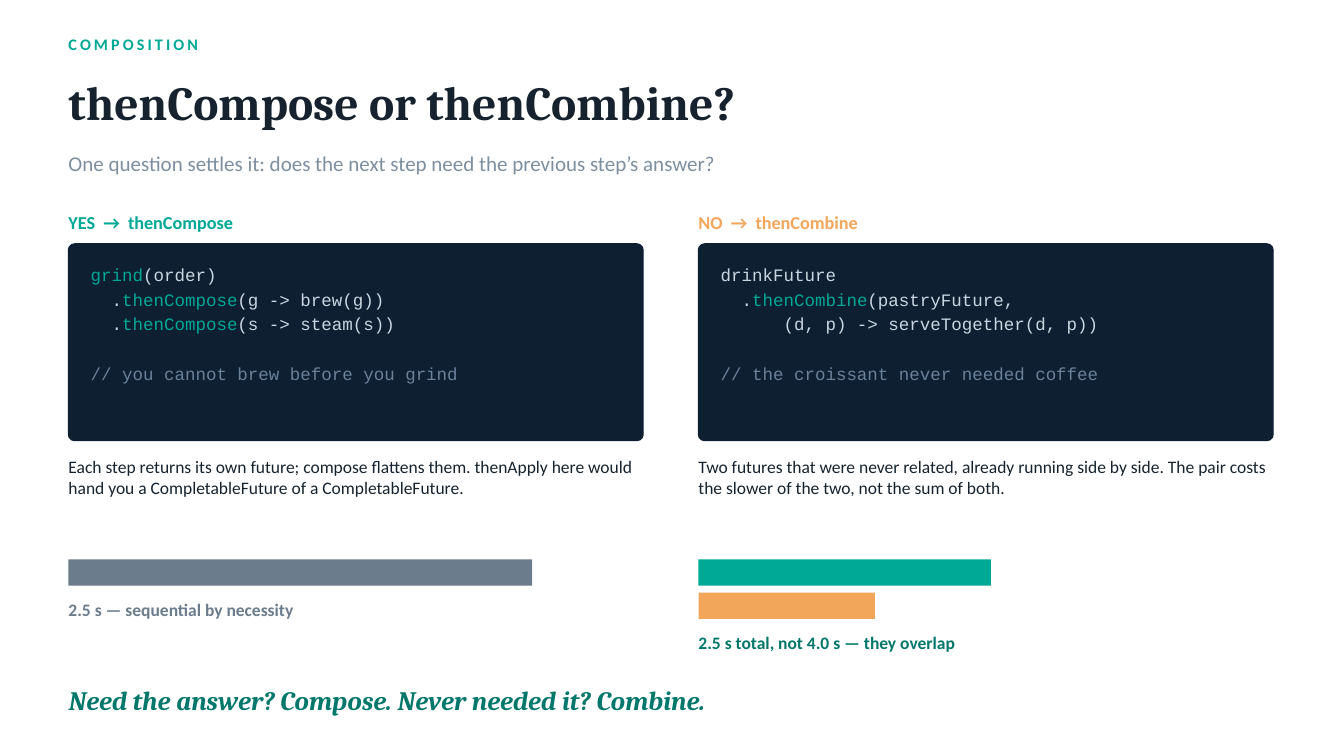
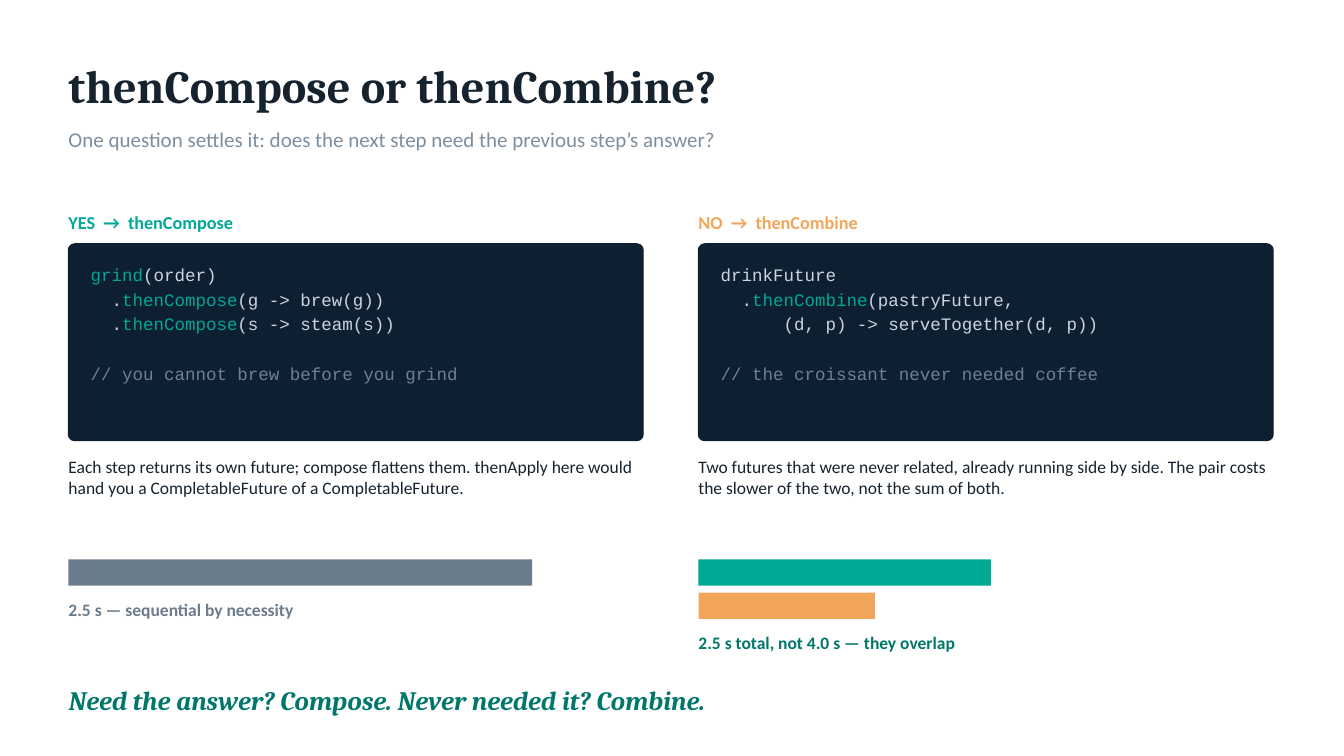
Before and after one commit to techadnank9/completablefuture-demo, a slide deck: slide 8 of CompletableFuture-Presentation.pptx (slide 7 before the commit). Drawn at 1344x756 pixels with LibreOffice and Linux fonts; fonts in the diff are those of the drawing. Boxes give left, top, right and bottom in pixels: in the first picture for what was removed or moved away, otherwise in the second. Text is boxed around its words. In the diff, an @@ line names an element or a change of style, - is before the commit and + after.

```diff
--- a/CompletableFuture-Presentation.pptx
+++ b/CompletableFuture-Presentation.pptx
@@ text "thenCompose or thenCombine?": place and size @@
-text "thenCompose or thenCombine?" at [68, 87, 735, 130]
+text "thenCompose or thenCombine?" at [68, 71, 716, 113]
@@ text "thenCompose or thenCombine?" at [68, 71, 716, 113]: size 34 to 33 pt @@
@@ text removed at [68, 39, 198, 50] @@
-COMPOSITION
@@ text "One question settles it: does ...": place and size @@
-text "One question settles it: does ..." at [68, 156, 714, 175]
+text "One question settles it: does ..." at [68, 132, 714, 151]
@@ text "One question settles it: does ..." at [68, 132, 714, 151]: vertical alignment middle to top @@
```
Also in this commit, not shown: 7 other slides changed, 1 slide added, 2 other files.
